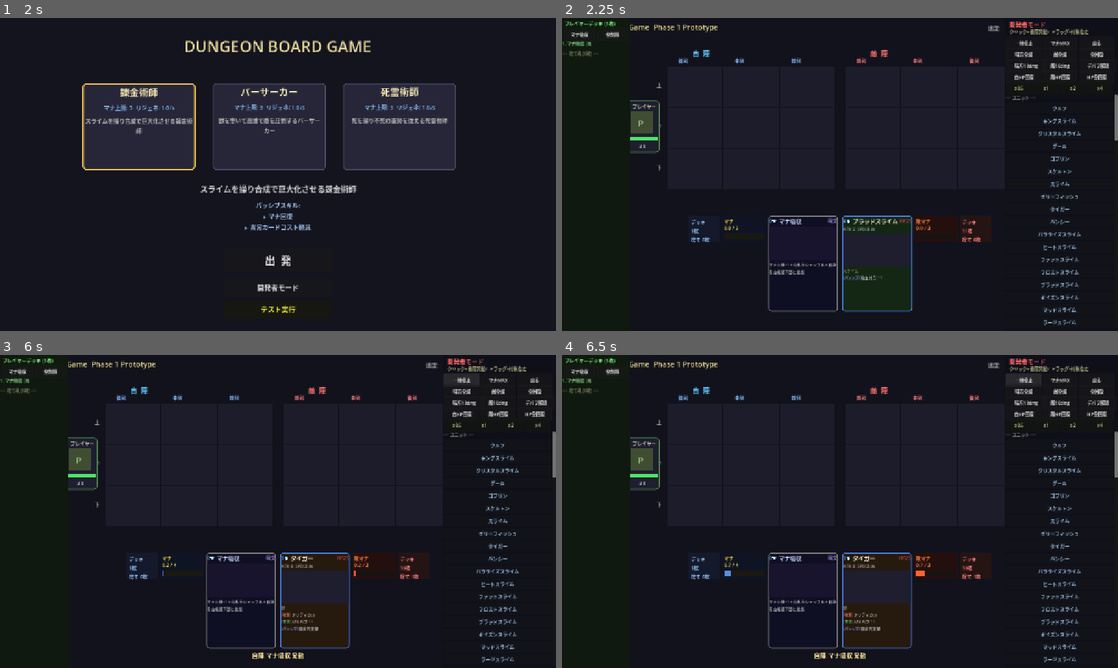
Above: before the commit, frames 1-4 (two rows, left to right).
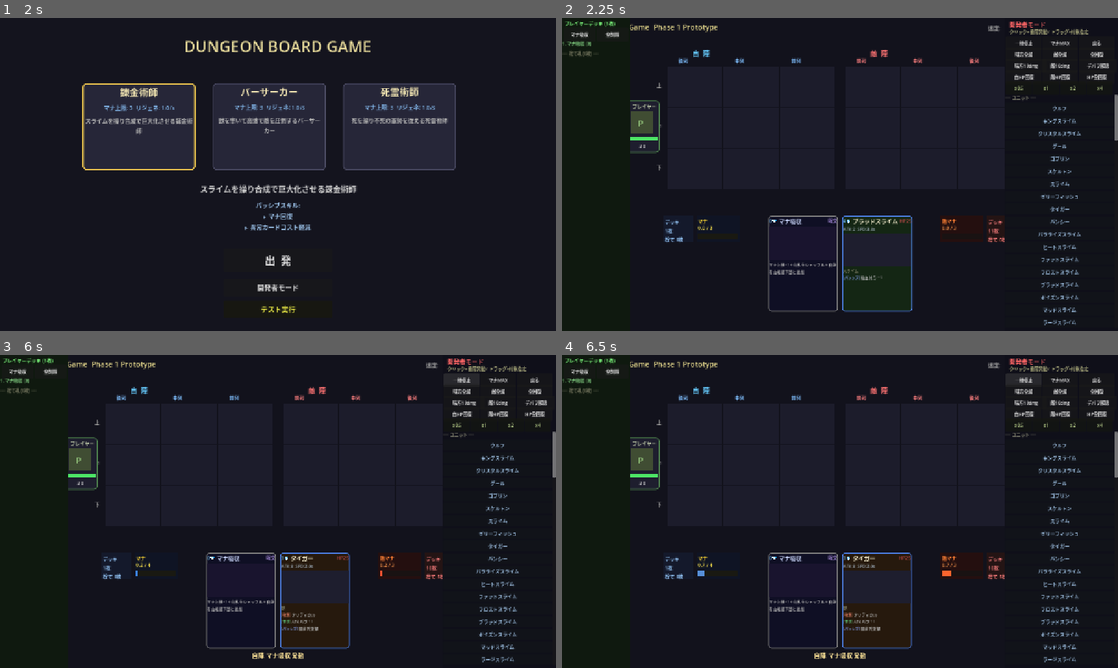
Above: after the commit, the same moments.

Repository: kazumak334-create/dungeon-board-game
Game: Godot game, scene res://scenes/Title.tscn
The game is run twice, just before and just after one commit, with the same random seed, the same clock (stepped at 60 frames per second) and the same inputs.
Inputs:
- Up to frame 1 (2 s): click "出 発" at 0.5 s; click "← 戻る" at 1.25 s
- Up to frame 2 (2.25 s): click "開発者モード" at 2 s
- Up to frame 3 (6 s): click "x1" at 2.75 s; click "x2" at 3.5 s; click "x4" at 4.25 s; click "⏸" at 5 s; click "一時停止" at 5.75 s
- Up to frame 4 (6.5 s): no input

Frame 1 is identical in both runs. In frame 2, 0.6% of the frame differs, in the area x 18-80%, y 63-72%; in frame 3, 0.6%; in frame 4, 0.7%.

Commit message:
fix: キューのマナ・デッキ山を2-3枚目スペースの外に配置（重なり防止）
Co-Authored-By: Claude Opus 4.6 (1M context) <noreply@anthropic.com>

Diff:
--- a/scripts/GameUIQueue.gd
+++ b/scripts/GameUIQueue.gd
@@ -124,15 +124,18 @@
 	var item_gap: float = 6.0      # 各パーツ間の隙間
 	var center_x: float = 640.0
 
-	# ---- 座標計算（中央寄せ） ----
-	# 自分側（右から左: 1st → マナ → デッキ → 捨て）
+	# ---- 座標計算（中央寄せ・2-3枚目の重ねスペース確保） ----
+	var stack_offset: float = 30.0  # 2-3枚目の重ねずらし幅
+	var stack_space: float = stack_offset * 2  # 2-3枚目分のスペース
+
+	# 自分側（右から左: 1st[+重ねスペース] → マナ → デッキ）
 	var self_card_x: float = center_x - gap / 2.0 - card_w           # 自1stカード左端
-	var self_mana_x: float = self_card_x - item_gap - mana_w          # マナ左端
+	var self_mana_x: float = self_card_x - stack_space - item_gap - mana_w  # マナ左端（重ねスペースの外）
 	var self_deck_x: float = self_mana_x - item_gap - deck_w          # デッキ左端
 
-	# 敵側（左から右: 1st → マナ → デッキ → 捨て）
+	# 敵側（左から右: 1st[+重ねスペース] → マナ → デッキ）
 	var enemy_card_x: float = center_x + gap / 2.0                   # 敵1stカード左端
-	var enemy_mana_x: float = enemy_card_x + card_w + item_gap        # 敵マナ左端
+	var enemy_mana_x: float = enemy_card_x + card_w + stack_space + item_gap  # 敵マナ左端
 	var enemy_deck_x: float = enemy_mana_x + mana_w + item_gap        # 敵デッキ左端
 
 	# ---- 自分側デッキ山パネル ----
